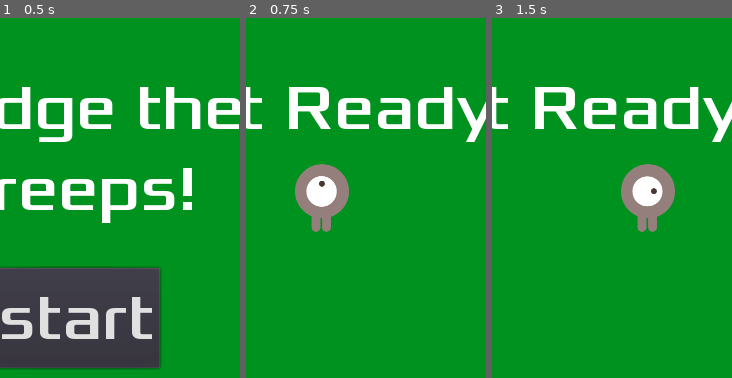
Above: before the commit, frames 1-3 (left to right).
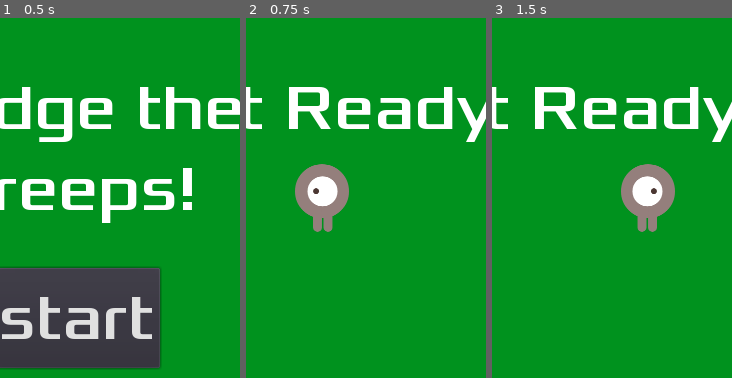
Above: after the commit, the same moments.

Repository: guano/dodge-the-creeps
Game: Godot game, scene res://game.tscn
Two runs of this game, one before a commit and one after it. Both use one fixed random seed, a clock stepped at 60 frames per second and the inputs below.
Inputs (mouse positions are % of the whole screen's width and height, from its top left):
- Up to frame 1 (0.5 s): no input
- Up to frame 2 (0.75 s): click "start" at 0.5 s
- Up to frame 3 (1.5 s): tap Enter at 1.25 s; move the mouse to (72, 45) at 1.27 s; hold Right (ui_right) from 1.28 s (still down); click (72, 45) at 1.42 s
The pictures show only the part of the screen within x 34-84%, y 38-88%; the shares and areas given below are measured in that part.

Frame 1 is identical in both runs. In frame 2, 0.4% of the frame differs, in the area x 22-39%, y 40-60%; in frame 3, nothing differs.

Commit message:
Works well enough for releasing. version 1.0

Diff:
--- a/Main.gd
+++ b/Main.gd
@@ -30,7 +30,9 @@
 	$HUD.update_score(score)
 	$HUD.show_message("Get Ready")
 	$Music.play()
-	$Mob.queue_free()
+	if(get_node_or_null("Mob") != null):
+		get_node("Mob").queue_free()
+	#$Mob.queue_free()
 
 func _on_MobTimer_timeout():
 	# Choose a random location on Path2D.
--- a/Player.gd
+++ b/Player.gd
@@ -5,6 +5,8 @@
 # Declare member variables here. Examples:
 export var speed = 400  # How fast the player will move (pixels/sec).
 var screen_size  # Size of the game window.
+
+var target = Vector2() # where the player is currently touching
 
 # Called when the node enters the scene tree for the first time.
 func _ready():
@@ -14,6 +16,23 @@
 # Called every frame. 'delta' is the elapsed time since the previous frame.
 func _process(delta):
 	var velocity = Vector2()
+
+	# Move towards the target and stop when close.
+	if position.distance_to(target) > 10 \
+		and target.y != 0 \
+		and target.x != 0:
+		velocity = target - position
+
+	if(Input.is_action_pressed("ui_up")            \
+			or Input.is_action_pressed("ui_down")  \
+			or Input.is_action_pressed("ui_down")  \
+			or Input.is_action_pressed("ui_right") \
+			or Input.is_action_pressed("ui_left")):
+		velocity.y = 0
+		velocity.x = 0
+		target.y = 0
+		target.x = 0
+
 	if(Input.is_action_pressed("ui_up")):
 		velocity.y -= 1
 	if(Input.is_action_pressed("ui_down")):
@@ -22,6 +41,7 @@
 		velocity.x += 1
 	if(Input.is_action_pressed("ui_left")):
 		velocity.x -= 1
+
 	if(velocity.length() > 0):
 		velocity = velocity.normalized() * speed
 		get_node("AnimatedSprite").play()
@@ -29,9 +49,14 @@
 		#$ is shorthand for get_node()
 		$AnimatedSprite.stop()
 
+	# We still need to clamp the player's position here because on devices that don't
+	# match your game's aspect ratio, Godot will try to maintain it as much as possible
+	# by creating black borders, if necessary.
+	# Without clamp(), the player would be able to move under those borders.
 	position += velocity * delta
 	position.x = clamp(position.x, 0, screen_size.x)
 	position.y = clamp(position.y, 0, screen_size.y)
+
 
 	if velocity.x != 0:
 		$AnimatedSprite.animation = "walk"
@@ -49,5 +74,11 @@
 
 func start(pos):
 	position = pos
+	target = pos # initial target is start position
 	show()
 	$CollisionShape2D.disabled = false
+
+# Change the target whenever a touch event happens.
+func _input(event):
+	if event is InputEventScreenTouch and event.pressed:
+		target = event.position
--- a/game.tscn
+++ b/game.tscn
@@ -112,7 +112,6 @@
 
 [node name="DeathSound" type="AudioStreamPlayer" parent="."]
 stream = ExtResource( 6 )
-[connection signal="hit" from="Player" to="Player" method="_on_Player_hit"]
 [connection signal="hit" from="Player" to="." method="_on_Player_hit"]
 [connection signal="timeout" from="MobTimer" to="." method="_on_MobTimer_timeout"]
 [connection signal="timeout" from="ScoreTimer" to="." method="_on_ScoreTimer_timeout"]
--- a/project.godot
+++ b/project.godot
@@ -23,8 +23,13 @@
 
 window/size/width=480
 window/size/height=720
+window/handheld/orientation="portrait"
 window/stretch/mode="2d"
 window/stretch/aspect="keep"
+
+[input_devices]
+
+pointing/emulate_touch_from_mouse=true
 
 [rendering]
 
Not shown, added: export_presets.cfg
